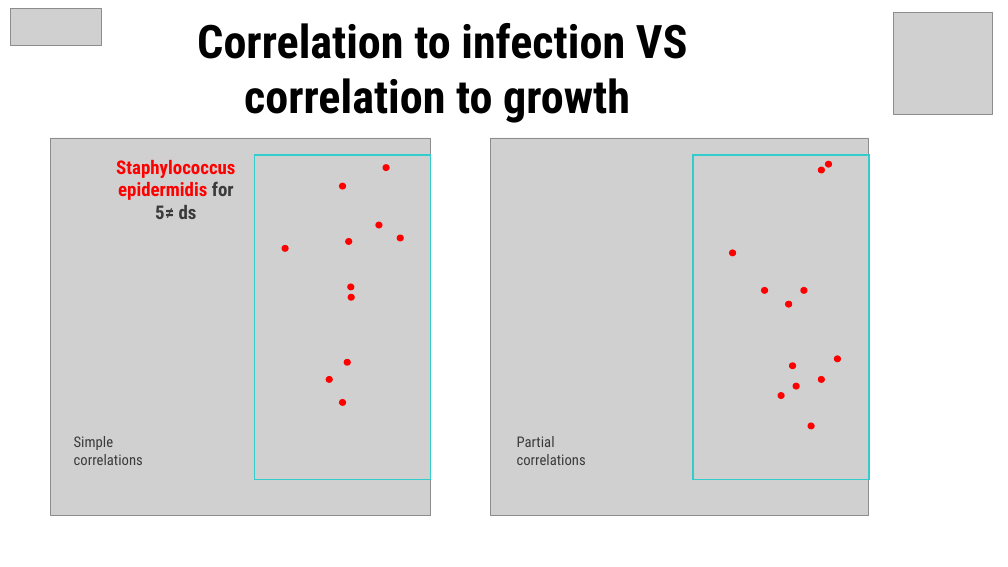
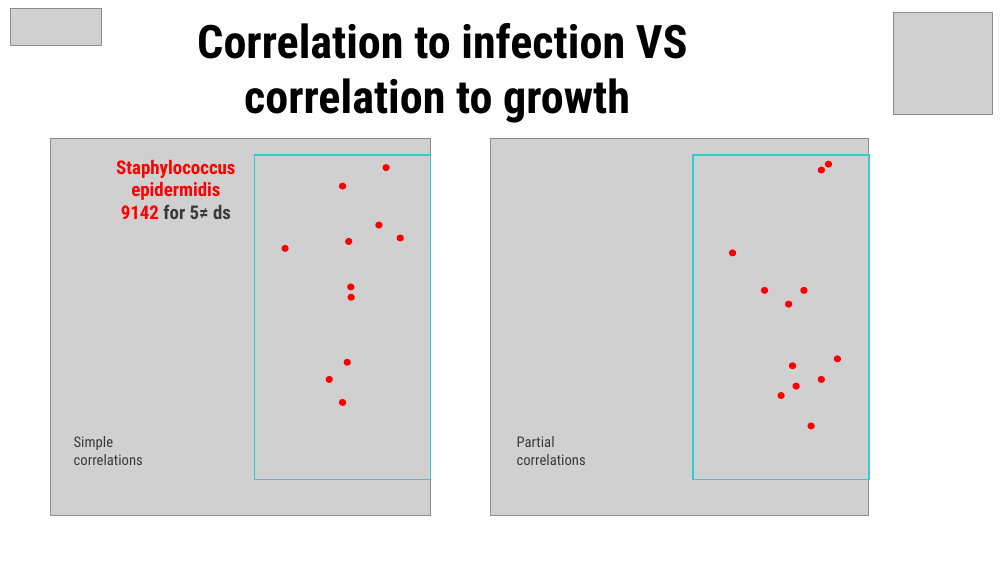
Before and after one commit to Mathilde-Roulleau/project-defense-regulation, a slide deck: slide 30 of final_presentation.pptx (slide 31 before the commit). Drawn at 1008x567 pixels with LibreOffice and Linux fonts; fonts in the diff are those of the drawing; grey boxes stand for pictures. Boxes give left, top, right and bottom in pixels: in the first picture for what was removed or moved away, otherwise in the second. Text is boxed around its words. In the diff, an @@ line names an element or a change of style, - is before the commit and + after.

```diff
--- a/final_presentation.pptx
+++ b/final_presentation.pptx
@@ text at bbox=[116, 160, 235, 219]: text changed @@
-Staphylococcus epidermidis for 5≠ ds
+Staphylococcus epidermidis 9142 for 5≠ ds
```
Also in this commit, not shown: 15 other slides changed, 2 slides added, 1 slide removed, 35 other files.
